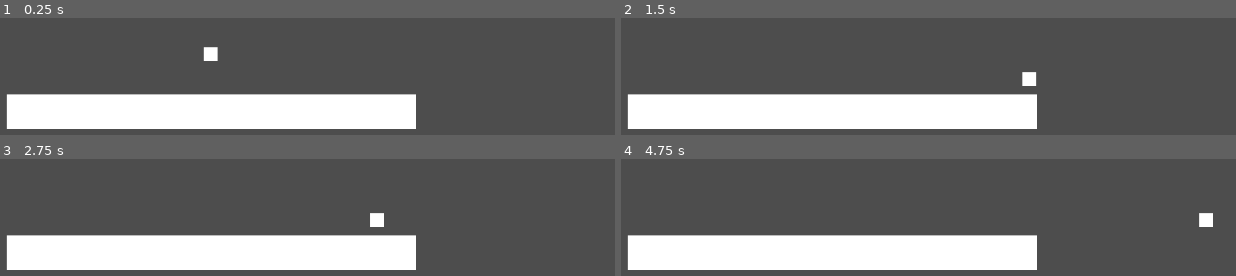
Above: before the commit, frames 1-4 (two rows, left to right).
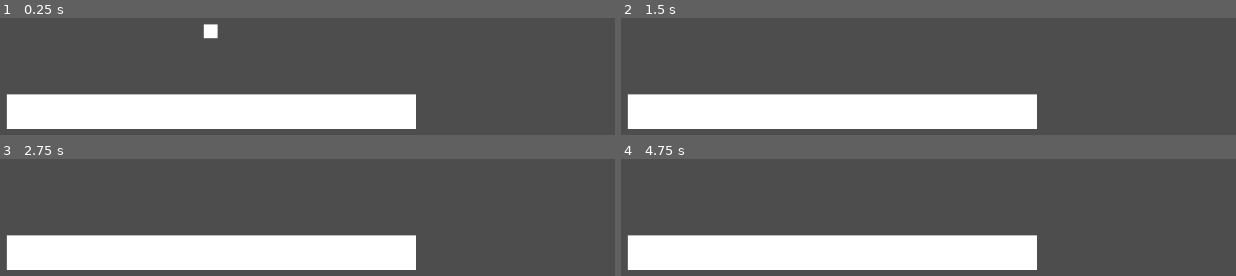
Above: after the commit, the same moments.

Repository: StarsPath/Godot-Demo-Game
Game: Godot game, scene res://main.tscn
Two runs of this game, one before a commit and one after it. Both use one fixed random seed, a clock stepped at 60 frames per second and the inputs below.
Inputs:
- Up to frame 1 (0.25 s): no input
- Up to frame 2 (1.5 s): tap Enter (ui_accept) at 0.5, 0.77 s; hold Right (ui_right) from 0.53 s (still down)
- Up to frame 3 (2.75 s): tap Enter (ui_accept) at 1.52 s; release Right (ui_right) at 2.03 s; hold Left (ui_left) from 2.03 s (still down)
- Up to frame 4 (4.75 s): release Left (ui_left) at 2.78 s; hold Right (ui_right) 2.78-4.28 s; tap Enter (ui_accept) at 3.02, 3.77, 4.25, 4.52 s; hold Left (ui_left) from 4.28 s (still down)

The runs differ from the first frame. In frame 1, 0.6% of the frame differs, in the area x 33-36%, y 5-37%; in frame 2, 0.3%; in frame 3, 0.3%; in frame 4, 0.3%.

Commit message:
Removed gravity

Diff:
--- a/CharacterBody2D.gd
+++ b/CharacterBody2D.gd
@@ -1,7 +1,7 @@
 extends CharacterBody2D
 
 
-const SPEED = 300.0
+const SPEED = 30.0
 const JUMP_VELOCITY = -400.0
 
 # Get the gravity from the project settings to be synced with RigidBody nodes.
@@ -20,10 +20,8 @@
 	# As good practice, you should replace UI actions with custom gameplay actions.
 	var vector = Input.get_vector("ui_left", "ui_right", "ui_up", "ui_down")
 	if vector:
-		velocity = vector * SPEED
-	elif not is_on_floor():
-		velocity.y += gravity * delta
-	else:
-		velocity = lerp(velocity, Vector2.ZERO, 0.1)
+		velocity += vector * SPEED
+	#else:
+		#velocity = lerp(velocity, Vector2.ZERO, 0.5)
 
 	move_and_slide()
